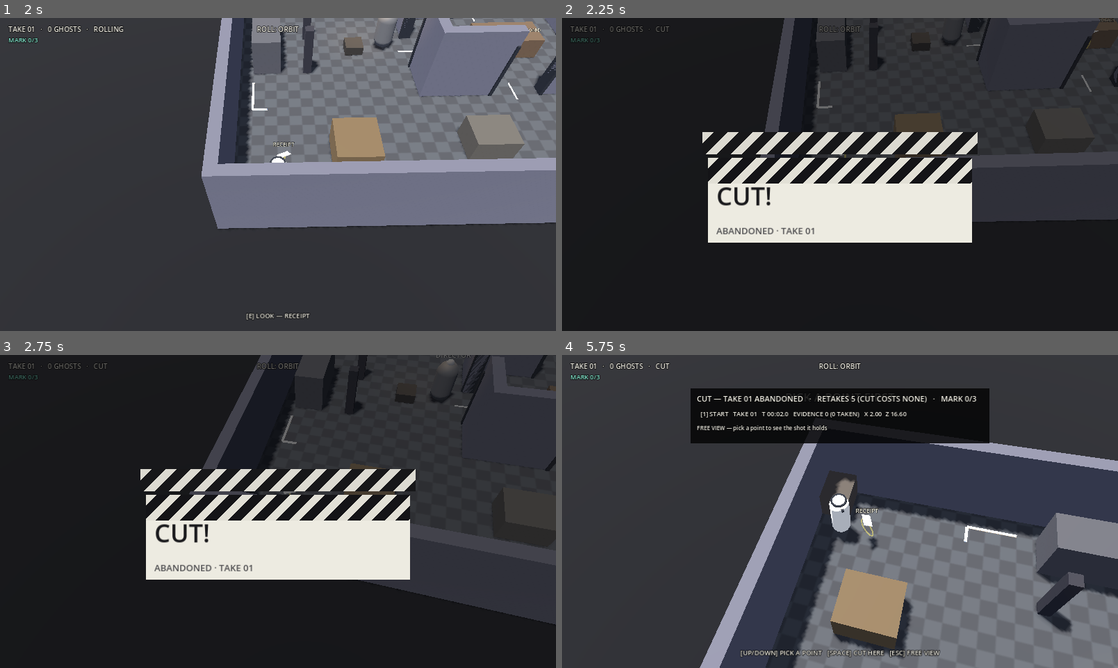
Above: before the commit, frames 1-4 (two rows, left to right).
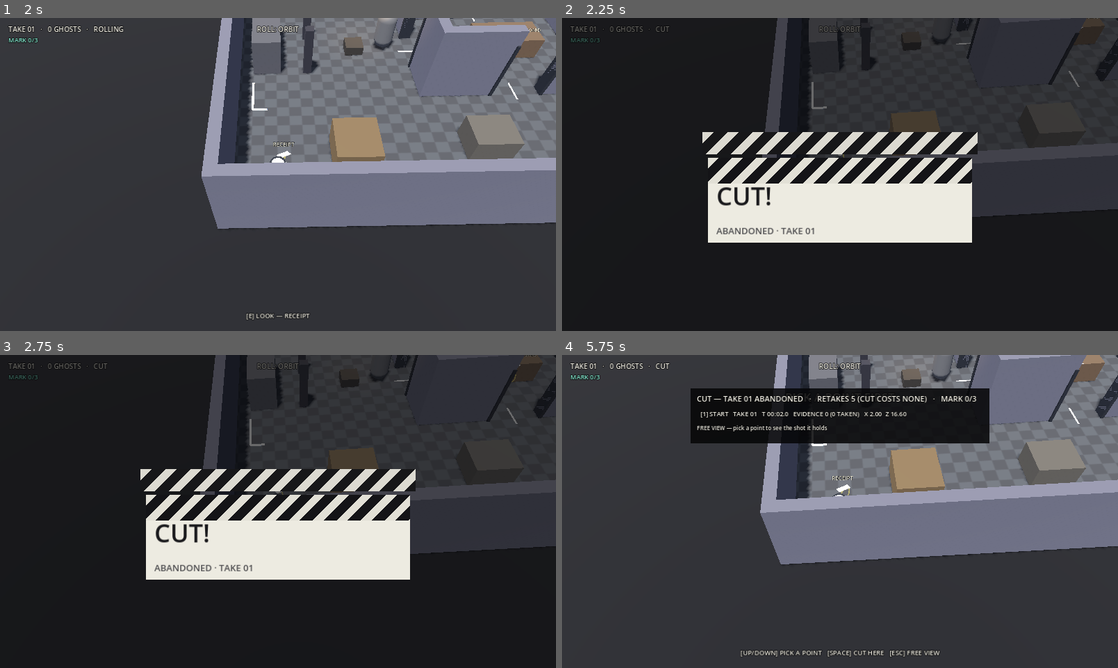
Above: after the commit, the same moments.

Repository: y22t19053/roll-cut-die
Game: Godot game, scene res://scenes/main/main.tscn
The game is run twice, just before and just after one commit, with the same random seed, the same clock (stepped at 60 frames per second) and the same inputs.
Inputs (mouse positions are in pixels of both pictures, inside the frame that each line leads up to):
- Up to frame 1 (2 s): tap Enter at 0.5 s; move the mouse to (400, 158) at 0.52 s; hold D (move_right) 0.53-1.28 s; tap C (cut) at 0.6, 1.55 s; click (400, 158) at 0.67 s; tap M (mark) at 0.8, 1.35 s; tap Space (retake) at 1.25 s; move the mouse to (166, 190) at 1.27 s; hold S (move_back) from 1.28 s (still down); click (166, 190) at 1.42 s
- Up to frame 2 (2.25 s): move the mouse to (895, 105) at 2.02 s; release S (move_back) at 2.03 s; hold D (move_right) from 2.03 s (still down); tap C (cut) at 2.1 s; click (895, 105) at 2.17 s
- Up to frame 3 (2.75 s): keep holding D (move_right); tap M (mark) at 2.3 s
- Up to frame 4 (5.75 s): move the mouse to (812, 574) at 2.77 s; release D (move_right) at 2.78 s; hold W (move_forward) 2.78-3.53 s; tap E (interact) at 2.85 s; click (812, 574) at 2.92 s; tap C (cut) at 3.05, 4.55 s; move the mouse to (1006, 558) at 3.52 s; hold A (move_left) 3.53-5.03 s; tap M (mark) at 3.6, 5.3 s; click (1006, 558) at 3.67 s; tap Escape (pause) at 4.15 s; move the mouse to (673, 464) at 4.27 s; tap R (report) at 4.35 s; click (673, 464) at 4.42 s; move the mouse to (867, 511) at 5.02 s; hold S (move_back) from 5.03 s (still down); tap Space (retake) at 5.1 s; click (867, 511) at 5.17 s

Frame 1 is identical in both runs. In frame 2, 3.2% of the frame differs, in the area x 35-100%, y 0-66%; in frame 3, 10%; in frame 4, 45%, in the area x 24-100%, y 0-100%.

Commit message:
Hold the live camera at manual CUT while browsing the timeline

Diff:
--- a/scripts/main.gd
+++ b/scripts/main.gd
@@ -375,6 +375,7 @@
 	if phase != Phase.ROLLING or paused or bool(player.get("frozen")):
 		return
 	phase = Phase.CUT
+	rig.set_physics_process(false) # Keep the last live shot fixed while the editor is open.
 	player.set_frozen(true)
 	recorder.recording = false
 	_freeze_world()
@@ -852,7 +853,8 @@
 
 func _unhandled_input(event: InputEvent) -> void:
 	if event is InputEventMouseMotion and Input.is_mouse_button_pressed(MOUSE_BUTTON_RIGHT):
-		rig.mouse_look(event.relative.x)
+		if phase == Phase.ROLLING and not paused and not player.frozen:
+			rig.mouse_look(event.relative.x)
 		return
 
 	if not (event is InputEventKey) or event.echo:
--- a/tests/probe_mark_cut.gd
+++ b/tests/probe_mark_cut.gd
@@ -134,9 +134,12 @@
 	_check("still rolling before C", int(main.phase) == 0, "phase %d" % int(main.phase))
 
 	# --- C: CUT panel ---------------------------------------------------------
+	rig.mouse_look(120.0) # A pending correction would normally decay over the CUT animation.
 	var cut_from := player.global_position
 	await _tap(KEY_C)
 	_check("C enters Phase.CUT", int(main.phase) == 2, "phase %d" % int(main.phase))
+	var cut_motion: Dictionary = rig.mark_motion()
+	var frozen_camera: Transform3D = rig.camera.global_transform
 	var ms: int = await _wait_until(func() -> bool: return panel.is_open(), 4000)
 	_check("panel opens after the CUT slate", panel.is_open(), "%d ms" % ms)
 	var lines: PackedStringArray = panel.lines()
@@ -152,6 +155,7 @@
 	var npc_at := npc.global_position
 	await _hold(KEY_W, 20)
 	_check("no movement in CUT", player.global_position.distance_to(cut_from) < 0.001)
+	_check("CUT holds live camera pose and pending correction", absf(cut_motion.offset) > 0.1 and rig.mark_motion() == cut_motion and frozen_camera.is_equal_approx(rig.camera.global_transform))
 	_check("NPC frozen in CUT", npc.global_position.distance_to(npc_at) < 0.001 and not npc.is_active())
 	await _tap(KEY_E)
 	_check("no interaction in CUT", int(main.phase) == 2)
